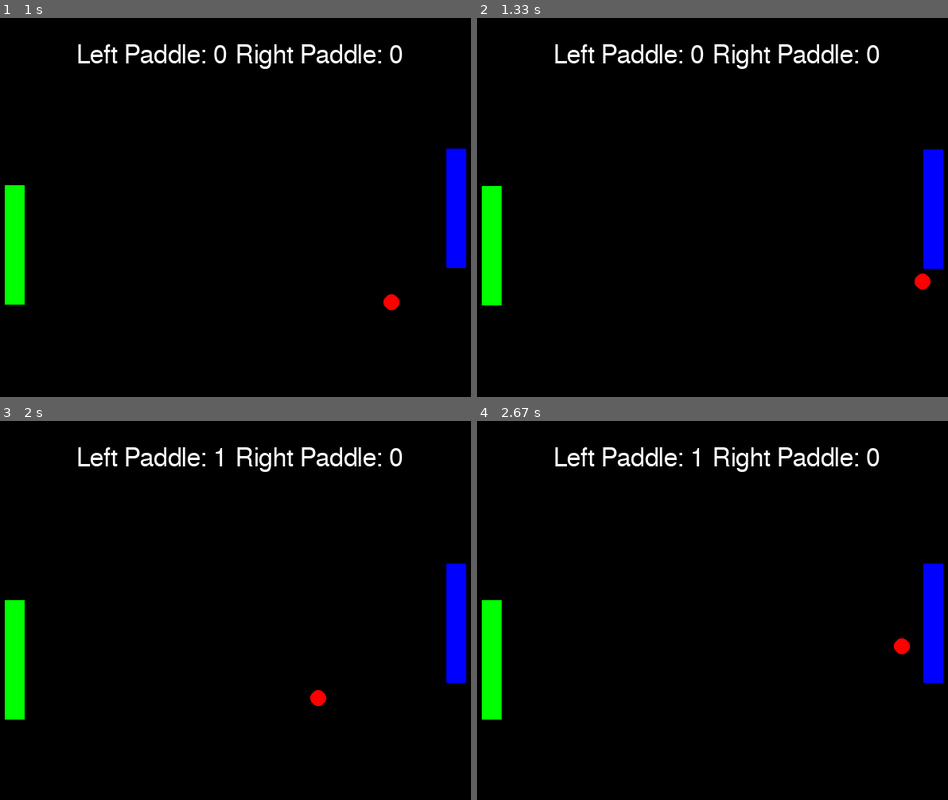
Above: before the commit, frames 1-4 (two rows, left to right).
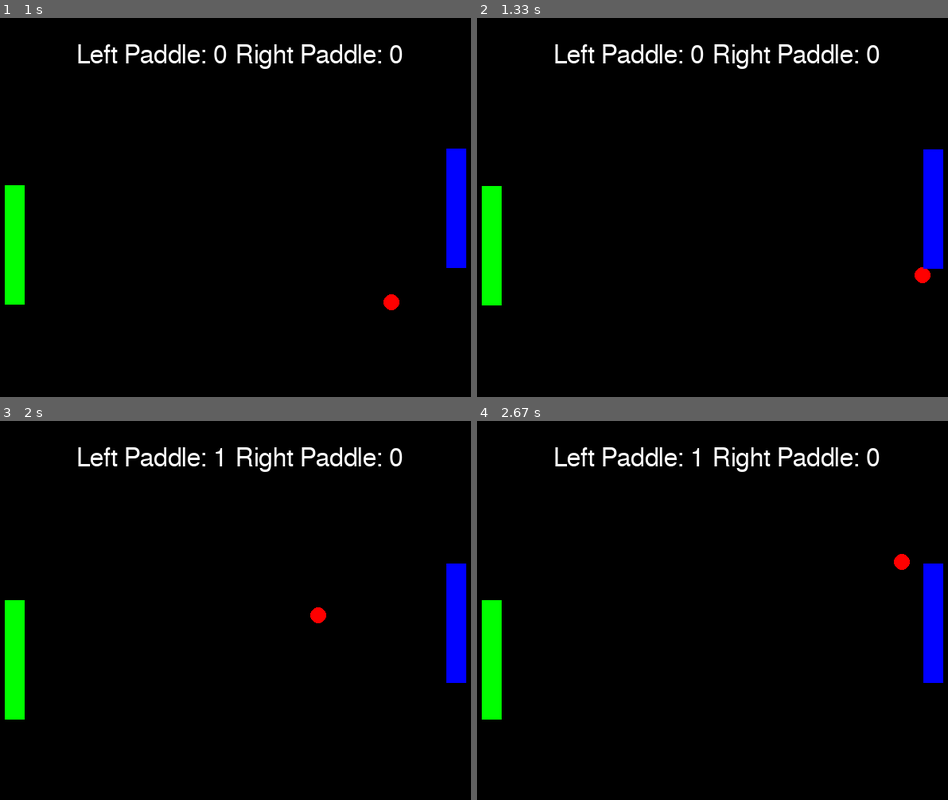
Above: after the commit, the same moments.

Repository: nayelipleskac/object_oriented_code
Game: pygame game, started from pong.py
Same seed, same stepped clock (60 frames per second), same inputs: the game is played once before the commit and once after it.
Inputs:
- Up to frame 1 (1 s): hold Up 0.33-0.8 s; hold Down from 0.83 s (still down); hold S from 0.83 s (still down)
- Up to frame 2 (1.33 s): release Down at 1.13 s; release S at 1.13 s; hold Up from 1.17 s (still down); hold W from 1.17 s (still down)
- Up to frame 3 (2 s): release Up at 1.53 s; release W at 1.53 s; hold Down 1.57-1.93 s; hold S 1.57-1.93 s; hold Up from 1.97 s (still down); hold W from 1.97 s (still down)
- Up to frame 4 (2.67 s): release Up at 2.27 s; release W at 2.27 s; hold Down 2.3-2.6 s; hold S 2.3-2.6 s; hold Up from 2.63 s (still down); hold W from 2.63 s (still down)

Frame 1 is identical in both runs. In frame 2, 0.1% of the frame differs, in the area x 92-97%, y 65-72%; in frame 3, 0.2%, in the area x 65-70%, y 49-76%; in frame 4, 0.2%.

Commit message:
inheritance classes

Diff:
--- /dev/null
+++ b/inheritance.py
@@ -0,0 +1,15 @@
+#Inheritance.py
+
+class base:
+    def init(self):
+        self.attr = 'something'
+    def display(self):
+        print('print funciton in the base class method')
+
+class derived(base):
+    pass    #do not create any attributes initially
+            #and see how this class inherits the Base class' attributes
+
+obj1 = derived()
+print(obj1.attr)
+obj1.display()
--- a/pong.py
+++ b/pong.py
@@ -75,16 +75,16 @@
             ball.xmovement = -1
 
         #checking top p1
-        if ball.x- ball.radius in range(p1.x, p1.x+25):
+        if ball.y- ball.radius in range(p1.x, p1.x+25):
             ball.ymovement = 1
         #checking bottom p1
-        if ball.x- ball.radius in range(p1.x-150, p1.x-150+25):
+        if ball.y+ ball.radius in range(p1.x-150, p1.x-150+25):
             ball.ymovement = -1
         #checking top p2
-        if ball.x+ ball.radius in range(p2.x, p2.x+25):
+        if ball.y- ball.radius in range(p2.x, p2.x+25):
             ball.ymovement = 1
         #checking bottom p2
-        if ball.x+ ball.radius in range(p2.x-150, p2.x-150+25):
+        if ball.y+ ball.radius in range(p2.x-150, p2.x-150+25):
             ball.ymovement = -1
 
 
